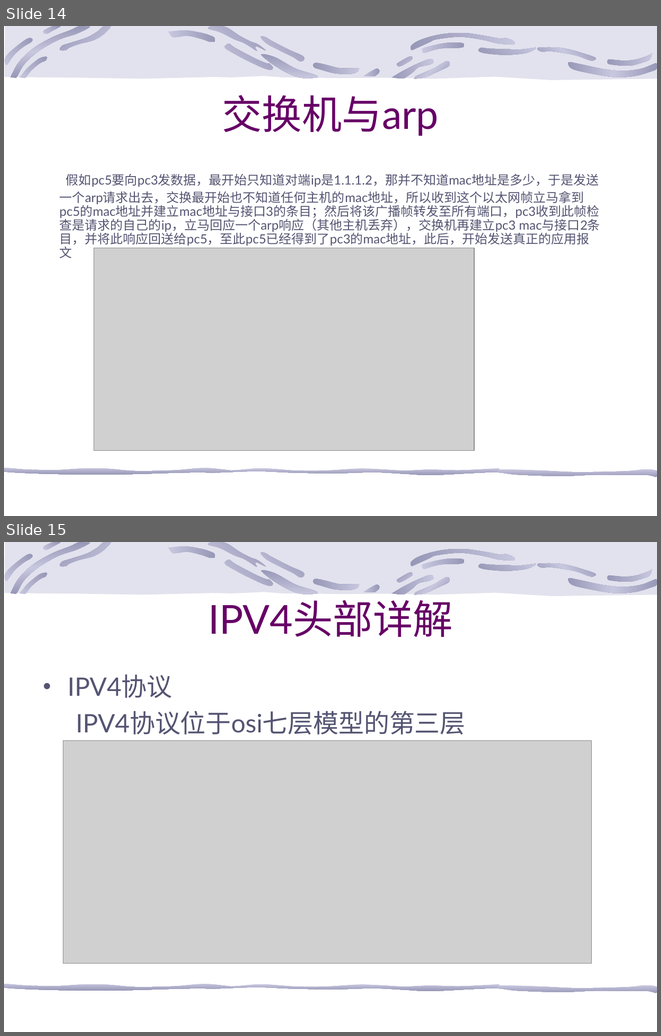
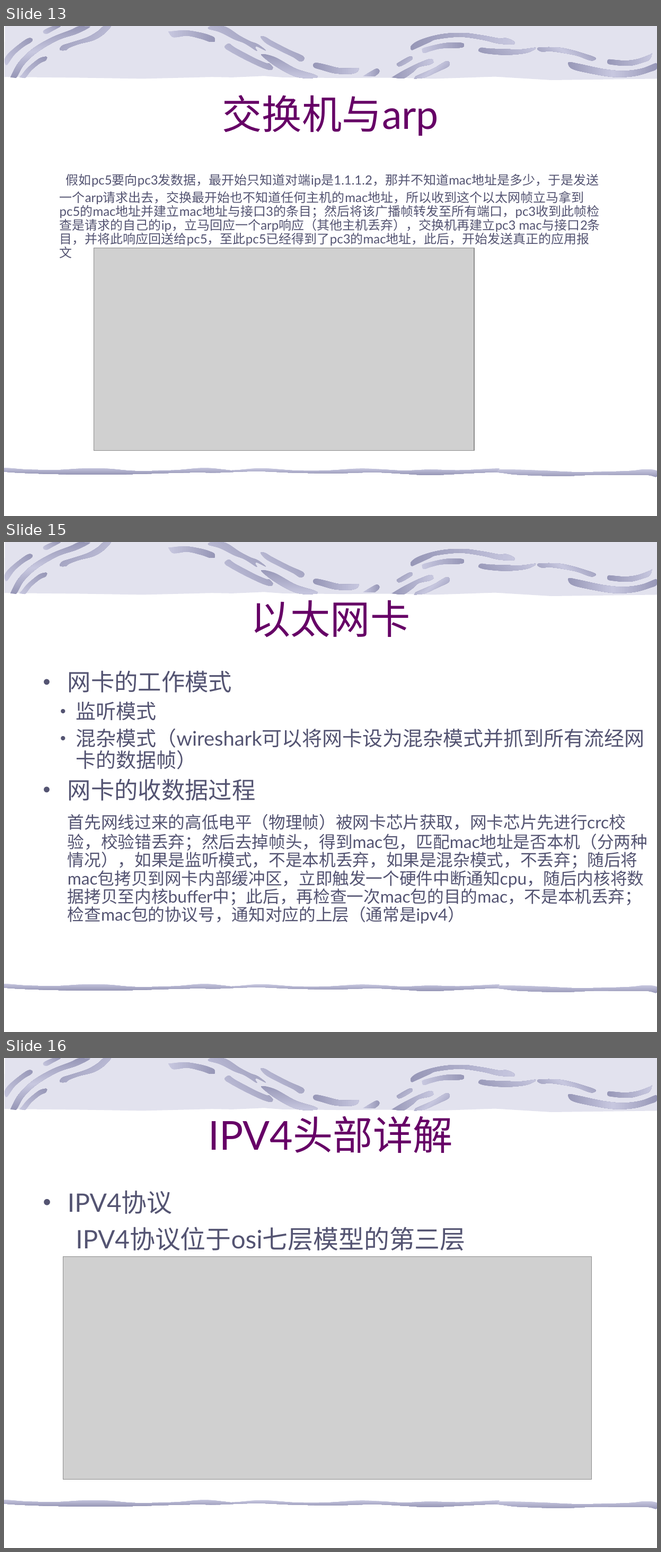
Before and after one commit to 13242084001/shell, a slide deck: 网络知识.ppt. Shown one above the other, each under a label of ours: slides 14 and 15 before the commit, slides 13, 15 and 16 after it; the slides between them are not shown. The pictures are 661x1036 and 661x1552 pixels, drawn with LibreOffice and Linux fonts; fonts in the diff are those of the drawing; grey boxes stand for pictures; background and template pictures are left out. Boxes give left, top, right and bottom in pixels: in the first picture for what was removed or moved away, otherwise in the second. Text is boxed around its words. In the diff, an @@ line names an element or a change of style, - is before the commit and + after.

```diff
--- a/网络知识.ppt
+++ b/网络知识.ppt
@@ slide 15 added at [4, 542, 657, 1032], background picture (left out); not listed: 25 template elements that a slide beside it also shows @@
@@ title added at [250, 593, 410, 637], 44 pt, text #660066 @@
+以太网卡
@@ text added at [68, 671, 647, 924], 18.5 pt, text #545472 @@
+• 网卡的工作模式
+  • 监听模式
+  • 混杂模式（wireshark可以将网卡设为混杂模式并抓到所有流经网卡的数据帧）
+• 网卡的收数据过程
+首先网线过来的高低电平（物理帧）被网卡芯片获取，网卡芯片先进行crc校验，校验错丢弃；然后去掉帧头，得到mac包，匹配mac地址是否本机（分两种情况），如果是监听模式，不是本机丢弃，如果是混杂模式，不丢弃；随后将mac包拷贝到网卡内部缓冲区，立即触发一个硬件中断通知cpu，随后内核将数据拷贝至内核buffer中；此后，再检查一次mac包的目的mac，不是本机丢弃；检查mac包的协议号，通知对应的上层（通常是ipv4）
@@ what was slide 14 is now slide 13 @@
@@ what was slide 15 is now slide 16 @@
```
Also in this commit, not shown: 7 slides changed, 11 other slides added, 44 slides removed.
